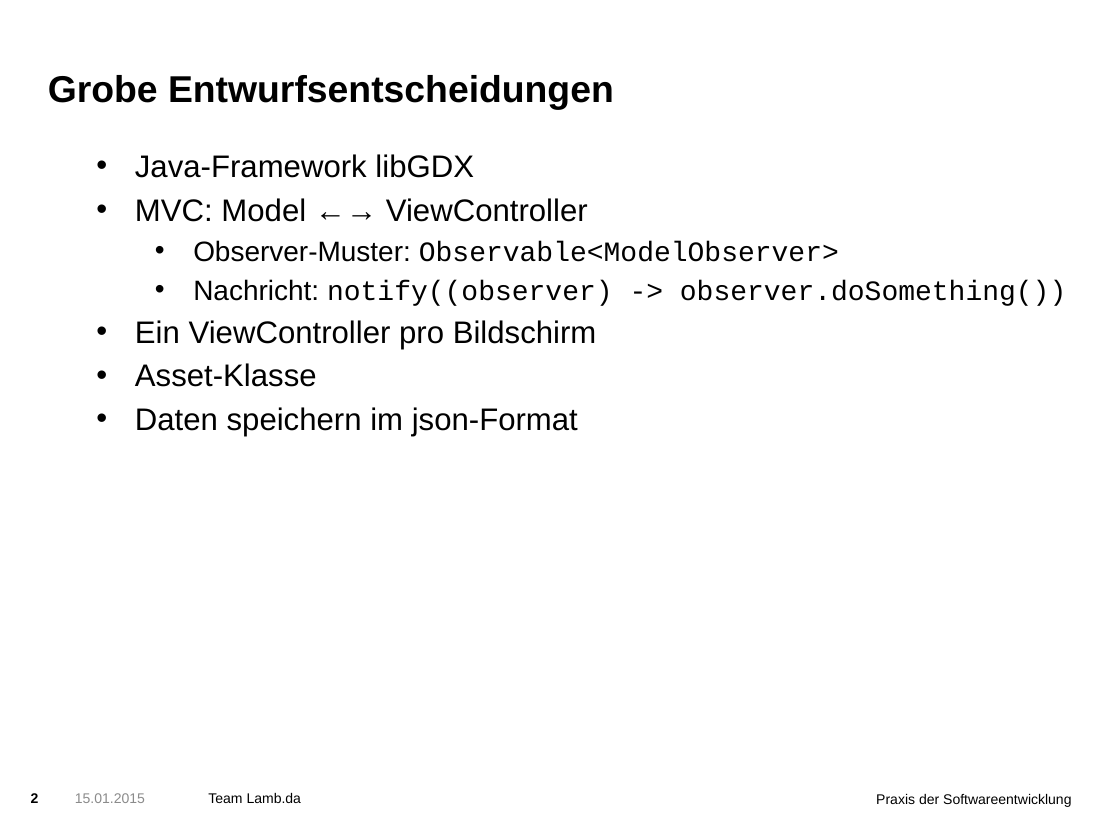
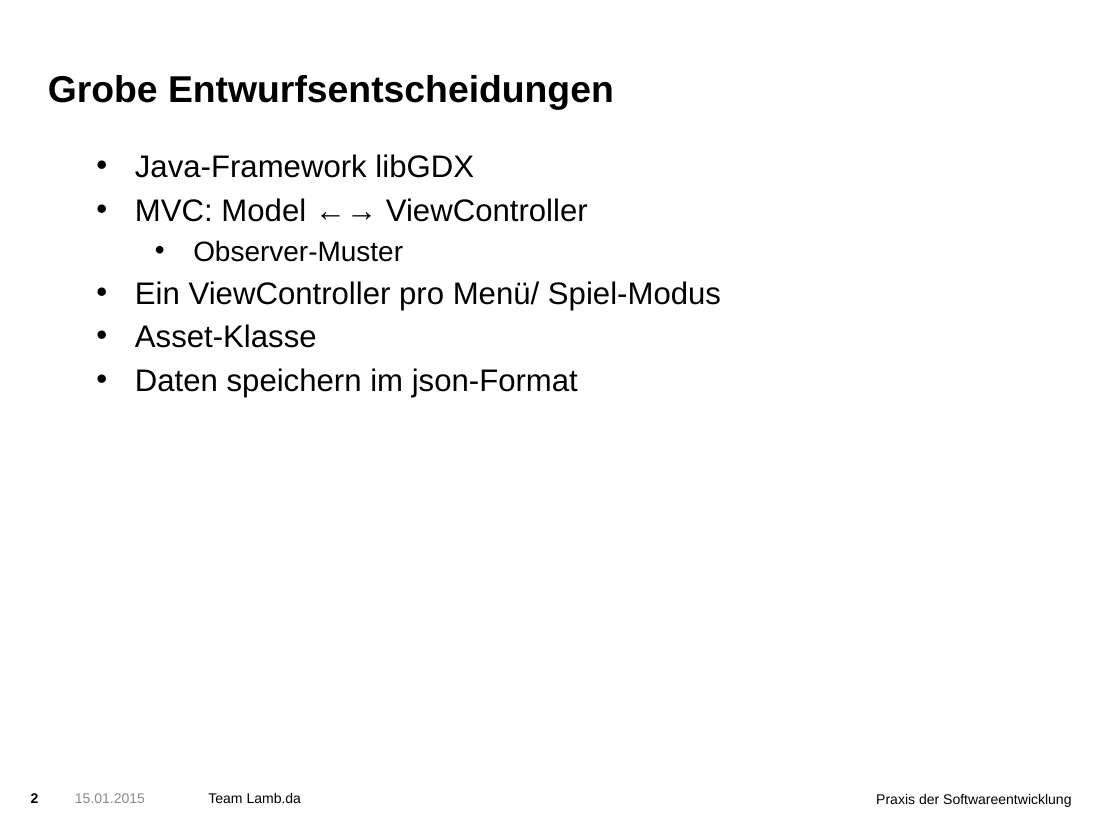
Before and after one commit to Pse-Lambda-das-Spiel/LambdaDasSpiel, a slide deck: slide 2 of 2-entwurf/presentation/Presentation.pptx. Drawn at 1120x840 pixels with LibreOffice and Linux fonts; fonts in the diff are those of the drawing; background and template pictures are left out. Boxes give left, top, right and bottom in pixels: in the first picture for what was removed or moved away, otherwise in the second. Text is boxed around its words. In the diff, an @@ line names an element or a change of style, - is before the commit and + after.

Commit message:
Update Presentation

```diff
--- a/2-entwurf/presentation/Presentation.pptx
+++ b/2-entwurf/presentation/Presentation.pptx
@@ text at bbox=[135, 240, 721, 310]: text changed; size 18 to 20 pt; font Courier New to Arial @@
-  • Observer-Muster: Observable<ModelObserver>
-  • Nachricht: notify((observer) -> observer.doSomething())
-• Ein ViewController pro Bildschirm
+  • Observer-Muster
+• Ein ViewController pro Menü/ Spiel-Modus
```
Also in this commit, not shown: 2 other slides changed, 1 slide added, 1 other file.
